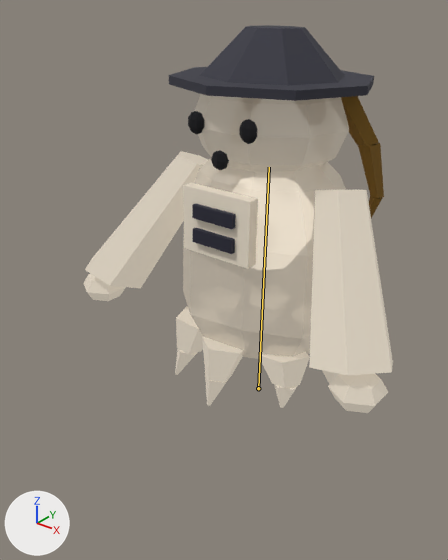
The glTF model unity/Assets/Resources/Models/Soul/soul_day_bungjae.glb, before and after one commit.
Camera for both pictures: a 50 mm camera at (0.955, -1.375, 1.202) aimed at (-0.009, -0.17, 0.455). Every picture has the same lights, and +X, +Y and +Z are marked at lower left. The picture after the commit comes second. Both versions are drawn at frame 5 of the action 'Kneel'; the numbers are the values there. The bones that change, and the others that lie on the model, are drawn over the model as lines.

Objects in the first picture: 'soul_day_bungjae_part0', 'soul_day_bungjae_part2', 'soul_day_bungjae_part3', 'soul_day_bungjae_part4', 'soul_day_bungjae_part5', 'soul_day_bungjae_part6', 'soul_day_bungjae_part7'.
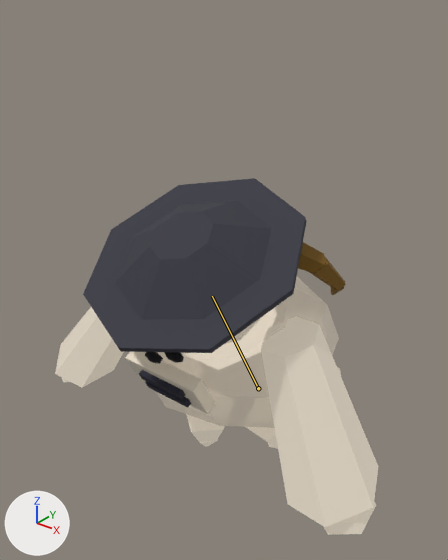
Location of each change, (x1, y1, x2, y2) in pixels of the pictures (448 x 560 px):
'soul_day_bungjae_part2', posed: before (83, 151, 393, 413); after (55, 307, 379, 535)
'soul_day_bungjae_part5', posed (9% wider, 129% taller): before (169, 25, 374, 101); after (83, 178, 307, 353)
'soul_day_bungjae_part0', posed: before (183, 94, 349, 359); after (144, 277, 339, 428)
'soul_day_bungjae_part6', posed (21% wider, 28% shorter): before (183, 183, 258, 269); after (125, 352, 216, 414)
'soul_day_bungjae_part3', posed: before (341, 96, 384, 218); after (298, 242, 346, 295)
'soul_day_bungjae_part7', posed: before (192, 204, 236, 254); after (139, 370, 191, 408)
'soul_day_bungjae_part4', posed: before (188, 111, 258, 170); after (145, 352, 184, 364)
bone 'Body', root to tip: before (258, 388) to (269, 167); after (258, 388) to (212, 296)

The edits, one by one:
Bone 'Body' (bone_body) turns from (-1, 0, 0) to (28, 0, 0) degrees about its own x, y and z.
Bone 'Body' (bone_body) is rescaled from (1.09, 0.73, 1.09) to (1.19, 0.49, 1.19).
